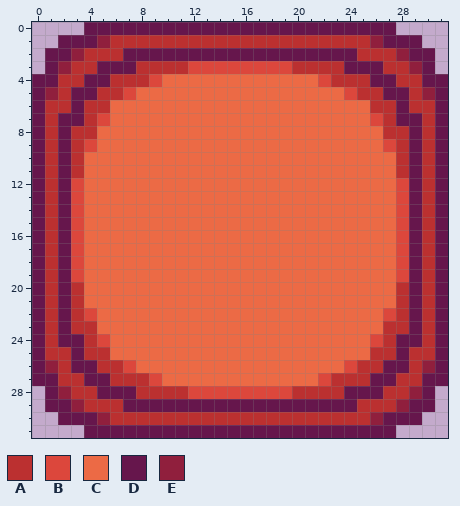
Edited in one commit: pixel-art file (Assets/Sprites/cell-red.aseprite). Above: the version before the commit.
32x32 pixels, 1 frame.
Palette (. is transparent): A #bb3030  B #dc473c  C #ec6a45  D #66164c  E #901f3d
Pixels before, first column x 0:
 0 ....DDDDDDDDDDDDDDDDDDDDDDDD....
 1 ..DDDEAAAAAAAAAAAAAAAAAAAAEDDD..
 2 .DDEAAADDDDDDDDDDDDDDDDDDAAAEDD.
 3 .DEAADDDAAAABBBBBBBBAAAADDDAAED.
 4 DDAADDAAABCCCCCCCCCCCCBAAADDAADD
 5 DEADDAABCCCCCCCCCCCCCCCCBAADDAED
 6 DAADAACCCCCCCCCCCCCCCCCCCCAADAAD
 7 DADDABCCCCCCCCCCCCCCCCCCCCBADDAD
 8 DADAACCCCCCCCCCCCCCCCCCCCCCAADAD
 9 DADABCCCCCCCCCCCCCCCCCCCCCCBADAD
10 DADACCCCCCCCCCCCCCCCCCCCCCCCADAD
11 DADACCCCCCCCCCCCCCCCCCCCCCCCADAD
12 DADBCCCCCCCCCCCCCCCCCCCCCCCCBDAD
13 DADBCCCCCCCCCCCCCCCCCCCCCCCCBDAD
14 DADBCCCCCCCCCCCCCCCCCCCCCCCCBDAD
15 DADBCCCCCCCCCCCCCCCCCCCCCCCCBDAD
16 DADBCCCCCCCCCCCCCCCCCCCCCCCCBDAD
17 DADBCCCCCCCCCCCCCCCCCCCCCCCCBDAD
18 DADBCCCCCCCCCCCCCCCCCCCCCCCCBDAD
19 DADBCCCCCCCCCCCCCCCCCCCCCCCCBDAD
20 DADACCCCCCCCCCCCCCCCCCCCCCCCADAD
21 DADACCCCCCCCCCCCCCCCCCCCCCCCADAD
22 DADABCCCCCCCCCCCCCCCCCCCCCCBADAD
23 DADAACCCCCCCCCCCCCCCCCCCCCCAADAD
24 DADDABCCCCCCCCCCCCCCCCCCCCBADDAD
25 DAADAACCCCCCCCCCCCCCCCCCCCAADAAD
26 DEADDAABCCCCCCCCCCCCCCCCBAADDAED
27 DDAADDAAABCCCCCCCCCCCCBAAADDAADD
28 .DEAADDDAAAABBBBBBBBAAAADDDAAED.
29 .DDEAAADDDDDDDDDDDDDDDDDDAAAEDD.
30 ..DDDEAAAAAAAAAAAAAAAAAAAAEDDD..
31 ....DDDDDDDDDDDDDDDDDDDDDDDD....
And afterwards:
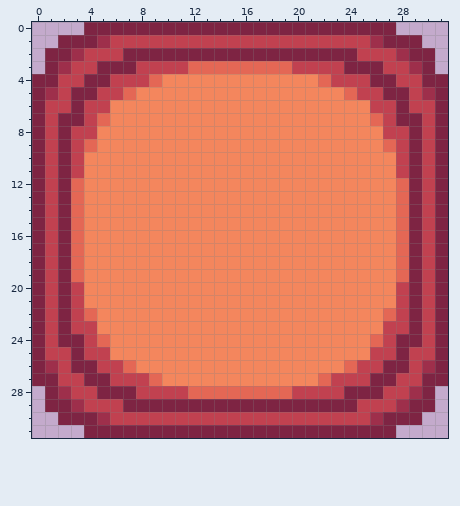
What changed:
layer "Layer 1 Copy" added
colour A: #bb3030 -> #c14150
colour B: #dc473c -> #e46755
colour C: #ec6a45 -> #f4865d
colour D: #66164c -> #7e2443
colour E: #901f3d -> #9e2f4b
Changed places in both pictures, as pixel boxes (x1, y1, x2, y2):
changed: (32, 22, 448, 438)
